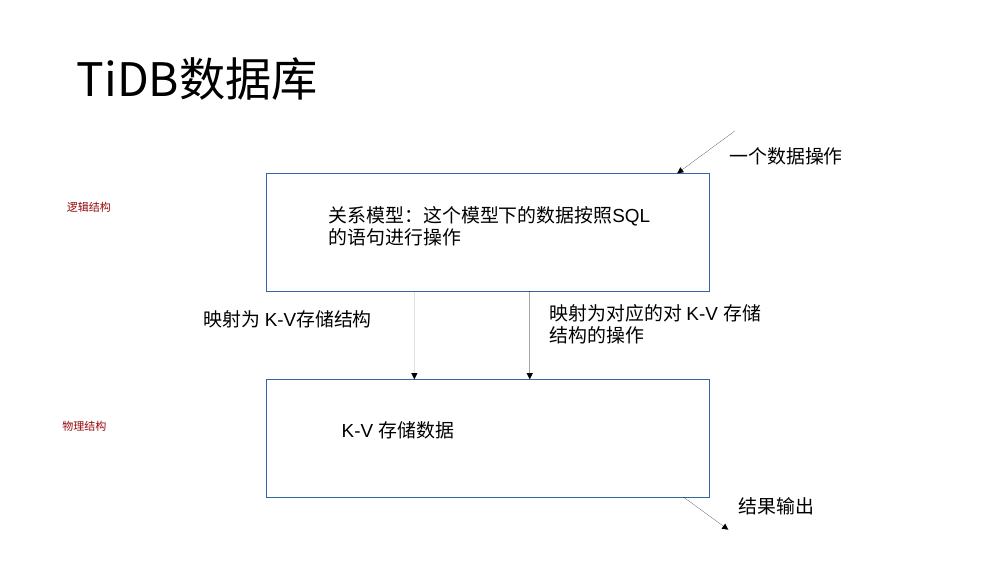
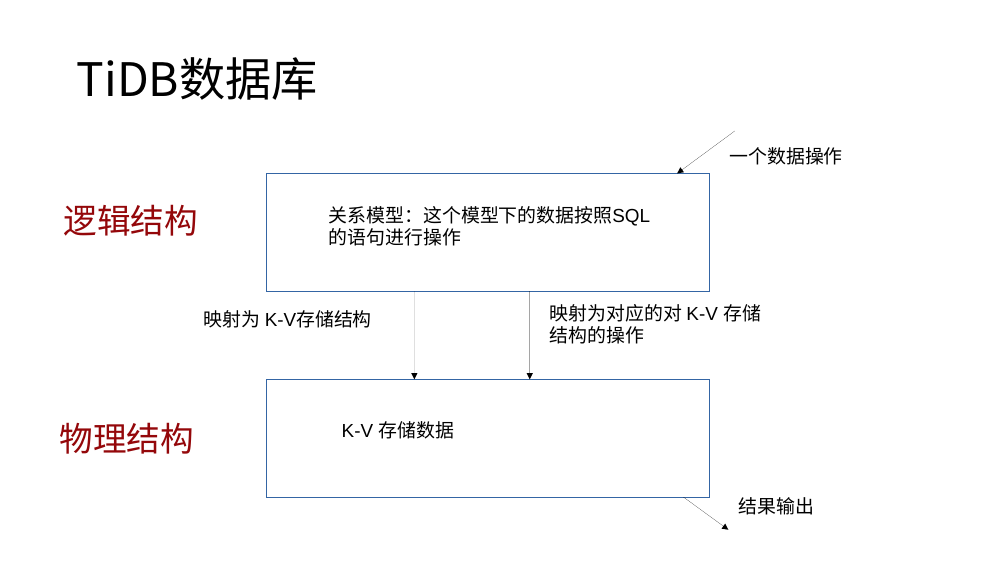
Before and after one commit to Doris404/Study-paper-channel, a slide deck: slide 4 of Chai' project/study material/notes/TiDB项目.pptx. Drawn at 1008x567 pixels with LibreOffice and Linux fonts; fonts in the diff are those of the drawing. Boxes give left, top, right and bottom in pixels: in the first picture for what was removed or moved away, otherwise in the second. Text is boxed around its words. In the diff, an @@ line names an element or a change of style, - is before the commit and + after.

```diff
--- a/Chai' project/study material/notes/TiDB项目.pptx
+++ b/Chai' project/study material/notes/TiDB项目.pptx
@@ text "逻辑结构" at (x1=63, y1=204, x2=197, y2=236): size 10.5 to 32 pt @@
@@ text "物理结构" at (x1=60, y1=422, x2=194, y2=454): size 10.5 to 32 pt @@
```
Also in this commit, not shown: 1 other slide changed, 1 slide removed, 2 other files.
